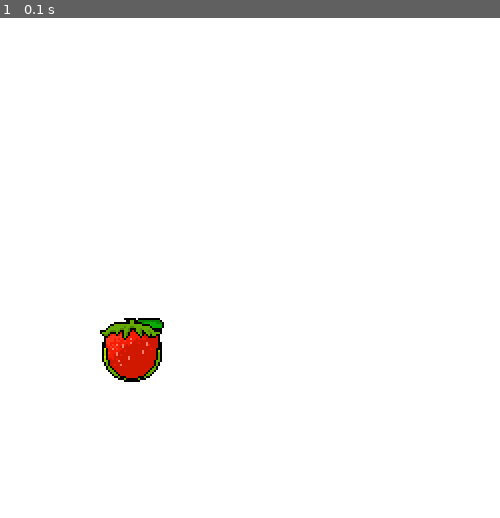
Above: before the commit, frame 1.
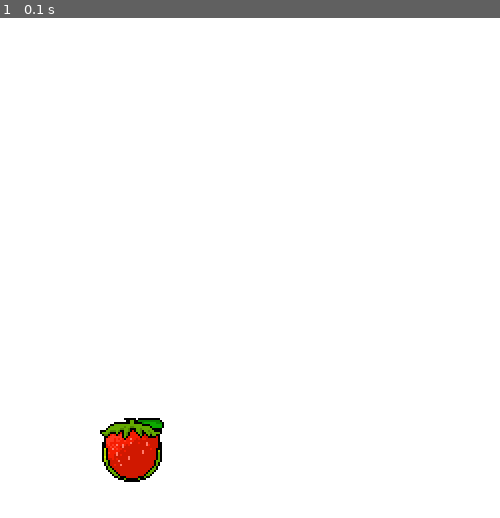
Above: after the commit, the same moment.

Repository: Joshkaki00/pygame-tutorial
Game: pygame game, started from game.py
Two runs of this game, one before a commit and one after it. Both use one fixed random seed, a clock stepped at 60 frames per second and the inputs below.
Inputs:
- Up to frame 1 (0.1 s): no input

The runs differ from the first frame. In frame 1, 2.7% of the frame differs, in the area x 20-33%, y 60-93%.

Commit message:
updated pygame

Diff:
--- a/game.py
+++ b/game.py
@@ -19,8 +19,8 @@
     screen.blit(self.surf, (self.x, self.y))
 
 # Instance of GameObject
-apple = GameObject(100, 300, 'apple.png')
-strawberry = GameObject(100, 300, 'strawberry.png')
+apple = GameObject(100, 400, 'apple.png')
+strawberry = GameObject(100, 400, 'strawberry.png')
 
 # Create the game loop
 running = True
